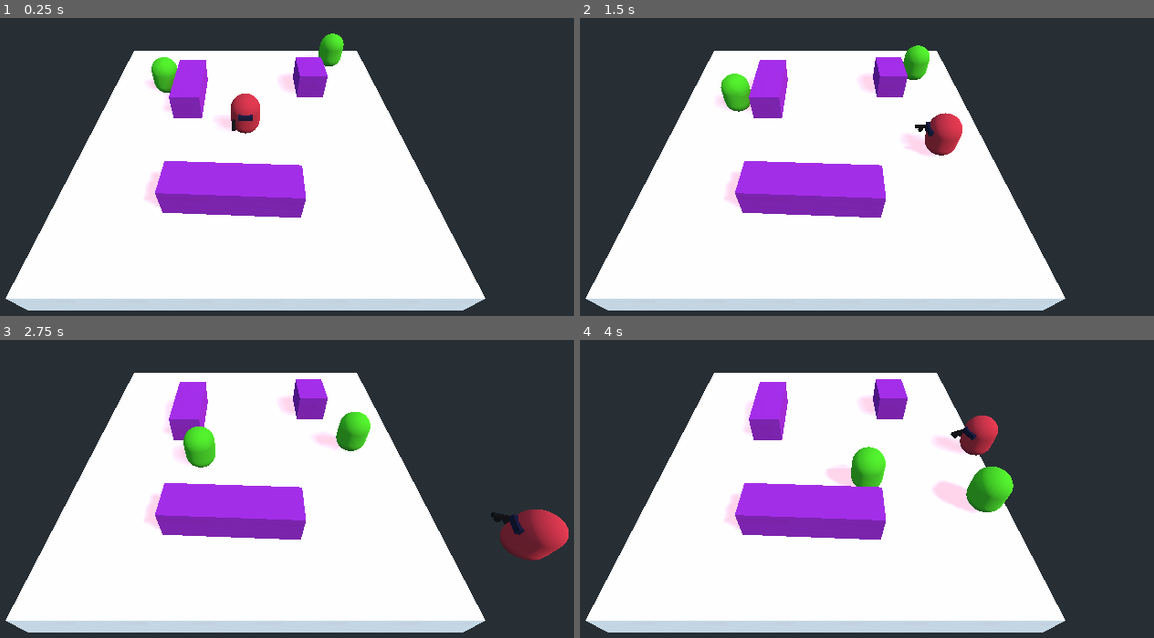
Above: before the commit, frames 1-4 (two rows, left to right).
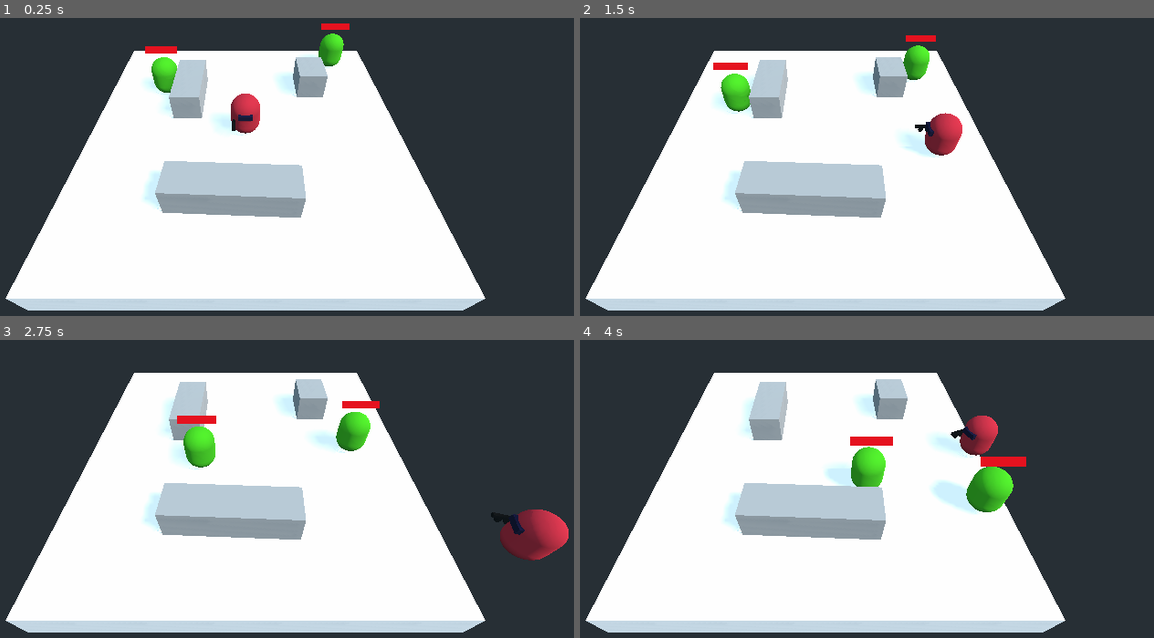
Above: after the commit, the same moments.

Repository: Asmot/Godot-3DShotGame
Game: Godot game, scene res://Level.tscn
Same seed, same stepped clock (60 frames per second), same inputs: the game is played once before the commit and once after it.
Inputs (mouse positions are in pixels of both pictures, inside the frame that each line leads up to):
- Up to frame 1 (0.25 s): no input
- Up to frame 2 (1.5 s): tap Enter at 0.5 s; move the mouse to (987, 107) at 0.52 s; hold Right (ui_right) 0.53-1.28 s; move the mouse to (677, 149) at 1.27 s; hold Down (ui_down) from 1.28 s (still down)
- Up to frame 3 (2.75 s): move the mouse to (315, 360) at 2.02 s; release Down (ui_down) at 2.03 s; hold Right (ui_right) from 2.03 s (still down)
- Up to frame 4 (4 s): move the mouse to (786, 533) at 2.77 s; release Right (ui_right) at 2.78 s; hold Up (ui_up) 2.78-3.53 s; move the mouse to (1044, 512) at 3.52 s; hold Left (ui_left) from 3.53 s (still down)

The runs differ from the first frame. In frame 1, 7.2% of the frame differs, in the area x 24-61%, y 1-67%; in frame 2, 7.3%; in frame 3, 7.2%; in frame 4, 8.2%, in the area x 24-78%, y 13-67%.

Commit message:
feat:add enemy health, health is 0 will die

Diff:
--- a/Level.tscn
+++ b/Level.tscn
@@ -3,14 +3,12 @@
 [ext_resource path="res://assets/Player.tscn" type="PackedScene" id=1]
 [ext_resource path="res://assets/Enemy.tscn" type="PackedScene" id=2]
 [ext_resource path="res://scripts/Main.gd" type="Script" id=3]
+[ext_resource path="res://assets/WallMaterial.tres" type="Material" id=4]
 
 [sub_resource type="NavigationMesh" id=1]
 vertices = PoolVector3Array( 6.1, 0.4, -7.1, 6.1, 0.4, -5.3, 9.7, 0.4, -5.3, 6.1, 0.4, -7.1, 9.7, 0.4, -5.3, 9.7, 0.4,  …(1318 unchanged characters)…
 polygons = [ PoolIntArray( 2, 1, 0 ), PoolIntArray( 3, 6, 4 ), PoolIntArray( 4, 6, 5 ), PoolIntArray( 9, 8, 10 ), PoolI …(1113 unchanged characters)…
 agent/radius = 1.19
-
-[sub_resource type="SpatialMaterial" id=2]
-albedo_color = Color( 0.6, 0.113725, 0.737255, 1 )
 
 [node name="Level" type="Spatial"]
 script = ExtResource( 3 )
@@ -20,7 +18,8 @@
 [node name="DirectionalLight" type="DirectionalLight" parent="."]
 transform = Transform( -0.0626163, 0.829906, -0.554379, 0.35677, 0.537378, 0.76416, 0.932091, -0.149937, -0.329734, 0, 7.75059, -0.538 )
 shadow_enabled = true
-shadow_color = Color( 0.960784, 0.196078, 0.0196078, 1 )
+shadow_color = Color( 0.603922, 0.592157, 0.592157, 1 )
+shadow_contact = 0.347
 
 [node name="MainCamera" type="Camera" parent="."]
 transform = Transform( -1, -6.18172e-08, 6.18172e-08, 0, 0.707107, 0.707107, -8.74228e-08, 0.707107, -0.707107, 0, 15, -15 )
@@ -47,16 +46,16 @@
 [node name="CSGBox" type="CSGBox" parent="GroundNavigation/NavigationMeshInstance"]
 transform = Transform( 1.05952, 0, 0, 0, 1, 0, 0, 0, 2.45364, 4.32058, 1.03216, 3.58355 )
 use_collision = true
-material = SubResource( 2 )
+material = ExtResource( 4 )
 
 [node name="CSGBox2" type="CSGBox" parent="GroundNavigation/NavigationMeshInstance"]
 transform = Transform( -0.0434813, 0, -2.45158, 0, 1, 0, 1.05863, 0, -0.100694, 0.749787, 1.03216, -5.77763 )
 use_collision = true
 depth = 3.14941
-material = SubResource( 2 )
+material = ExtResource( 4 )
 
 [node name="CSGBox3" type="CSGBox" parent="GroundNavigation/NavigationMeshInstance"]
 transform = Transform( 1.05952, 0, 0, 0, 1, 0, 0, 0, 2.45364, -5.21928, 1.03216, 5.03618 )
 use_collision = true
 depth = 1.12142
-material = SubResource( 2 )
+material = ExtResource( 4 )
--- a/assets/Enemy.tscn
+++ b/assets/Enemy.tscn
@@ -1,6 +1,7 @@
-[gd_scene load_steps=5 format=2]
+[gd_scene load_steps=6 format=2]
 
 [ext_resource path="res://scripts/Enemy.gd" type="Script" id=1]
+[ext_resource path="res://assets/Health.tscn" type="PackedScene" id=2]
 
 [sub_resource type="CapsuleMesh" id=1]
 
@@ -13,6 +14,9 @@
 transform = Transform( 1, 0, 0, 0, 1, 0, 0, 0, 1, 0, 1.4, 0 )
 script = ExtResource( 1 )
 
+[node name="Timer" type="Timer" parent="."]
+autostart = true
+
 [node name="Body" type="MeshInstance" parent="."]
 transform = Transform( -1, -8.74228e-08, 3.82137e-15, 0, -4.37114e-08, -1, 8.74228e-08, -1, 4.37114e-08, 0, 0, 0 )
 mesh = SubResource( 1 )
@@ -23,7 +27,8 @@
 transform = Transform( 1, 0, 0, 0, -4.37114e-08, -1, 0, 1, -4.37114e-08, 0, 0, 0 )
 shape = SubResource( 3 )
 
-[node name="Timer" type="Timer" parent="."]
-autostart = true
+[node name="Health" parent="." instance=ExtResource( 2 )]
+transform = Transform( 0.799966, 0, 0.00925061, 0, 1, 0, -0.00740007, 0, 0.999957, 0, 2, 0 )
 
 [connection signal="timeout" from="Timer" to="." method="_on_Timer_timeout"]
+[connection signal="health_hp_zero_signal" from="Health" to="." method="_on_health_hp_zero_signal"]
--- /dev/null
+++ b/assets/Health.tscn
@@ -0,0 +1,18 @@
+[gd_scene load_steps=4 format=2]
+
+[ext_resource path="res://assets/Stats.tscn" type="PackedScene" id=1]
+[ext_resource path="res://scripts/Health.gd" type="Script" id=2]
+[ext_resource path="res://images/health.png" type="Texture" id=3]
+
+[node name="Health" type="Spatial"]
+script = ExtResource( 2 )
+
+[node name="Stats" parent="." instance=ExtResource( 1 )]
+
+[node name="Billboard" type="Sprite3D" parent="."]
+centered = false
+offset = Vector2( -150, 0 )
+billboard = 1
+texture = ExtResource( 3 )
+
+[connection signal="hp_zero_signal" from="Stats" to="." method="_on_Stats_hp_zero_signal"]
--- /dev/null
+++ b/assets/Stats.tscn
@@ -0,0 +1,6 @@
+[gd_scene load_steps=2 format=2]
+
+[ext_resource path="res://scripts/Stats.gd" type="Script" id=1]
+
+[node name="Stats" type="Node"]
+script = ExtResource( 1 )
--- /dev/null
+++ b/assets/WallMaterial.tres
@@ -0,0 +1,4 @@
+[gd_resource type="SpatialMaterial" format=2]
+
+[resource]
+albedo_color = Color( 0.678431, 0.678431, 0.678431, 1 )
--- /dev/null
+++ b/assets_shader/HealthShader.tres
@@ -0,0 +1,24 @@
+[gd_resource type="ShaderMaterial" load_steps=3 format=2]
+
+[ext_resource path="res://images/health.png" type="Texture" id=1]
+
+[sub_resource type="Shader" id=1]
+code = "shader_type spatial;
+render_mode unshaded;
+uniform sampler2D base_color;
+
+uniform float percent = 1.0;
+
+void fragment(){
+	vec4 color = texture(base_color,UV);
+	if(UV.x < percent){
+		ALBEDO = color.rgb;
+	}else{
+		ALPHA = 0.0;
+	}
+}"
+
+[resource]
+shader = SubResource( 1 )
+shader_param/percent = 1.0
+shader_param/base_color = ExtResource( 1 )
--- a/project.godot
+++ b/project.godot
@@ -7,6 +7,16 @@
 ;   param=value ; assign values to parameters
 
 config_version=4
+
+_global_script_classes=[ {
+"base": "Node",
+"class": "Stats",
+"language": "GDScript",
+"path": "res://scripts/Stats.gd"
+} ]
+_global_script_class_icons={
+"Stats": ""
+}
 
 [application]
 
--- a/scripts/Bullet.gd
+++ b/scripts/Bullet.gd
@@ -1,7 +1,11 @@
 extends Area
 
+var Consts = preload("res://scripts/Consts.gd")
+
+# bullet properties
 export var speed := 1
 export var direction := Vector3(1,0,1)
+export var damage := 1
 
 func _ready():
 	$Timer.start()
@@ -9,13 +13,17 @@
 func _physics_process(delta):
 	translation += direction * speed * delta
 
-
 func _on_Timer_timeout():
 	# only alive for a while
 	queue_free()
 
 
-func _on_Bullet_body_entered(body):
+func _on_Bullet_body_entered(body : Node):
 	# if bullet hit some one, free the bullit
 	print ("bullet hit ", body.name)
+	if (body.has_node(Consts.HEALTH_NAME)):
+		var stats : Stats = body.find_node(Consts.HEALTH_STAT_NAME)
+		stats.take_hit(damage);
+
+
 	queue_free()
--- /dev/null
+++ b/scripts/Consts.gd
@@ -0,0 +1,6 @@
+extends Object
+
+# the node of health name
+# use the name to check or find the stats
+const HEALTH_STAT_NAME = "Stats"
+const HEALTH_NAME = "Health"
--- a/scripts/Enemy.gd
+++ b/scripts/Enemy.gd
@@ -37,3 +37,8 @@
 func _on_Timer_timeout():
 	update_path()
 	currentPathIndex = 0
+
+
+func _on_health_hp_zero_signal():
+	# hp is zeor need to die
+	queue_free()
--- /dev/null
+++ b/scripts/Health.gd
@@ -0,0 +1,23 @@
+extends Spatial
+
+# same with stats hp zero signal
+signal health_hp_zero_signal
+
+var hp = 0;
+
+func _ready():
+	hp = $Stats.hp;
+
+func _physics_process(delta):
+	if (hp != $Stats.hp) :
+		hp = $Stats.hp
+		# change bill board
+		var percent = hp * 1.0 / $Stats.max_hp
+		change_health_billboard(percent)
+
+# change scale to show health
+func change_health_billboard(percent):
+	$Billboard.scale = Vector3(percent, 1, 1)
+
+func _on_Stats_hp_zero_signal():
+	emit_signal("health_hp_zero_signal")
--- /dev/null
+++ b/scripts/Stats.gd
@@ -0,0 +1,21 @@
+extends Node
+
+# in other gd script can cast some to to Stats by the class_name
+class_name Stats
+
+# the Stas have the health stats
+export var max_hp := 10
+export var hp := 10
+
+signal hp_zero_signal
+
+func _ready():
+	pass
+
+func take_hit(damage):
+	hp -= damage;
+	if hp <= 0:
+		emit_no_hp()
+
+func emit_no_hp() :
+	emit_signal("hp_zero_signal")
Binary file added: images/health.png
Not shown, added: images/health.png.import
